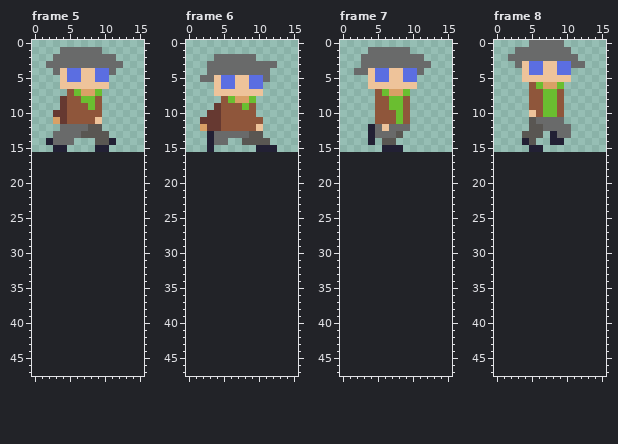
One commit to this pixel-art file: GFX/Aseprite files/Walk.aseprite. The picture above was drawn from the file before the commit.
16x16 pixels, 8 frames. Shown: frame 5, frame 6, frame 7, frame 8. The old version is drawn lined up with the new one, on the new canvas. The commit also changed other frames, which this record leaves out.
The result:
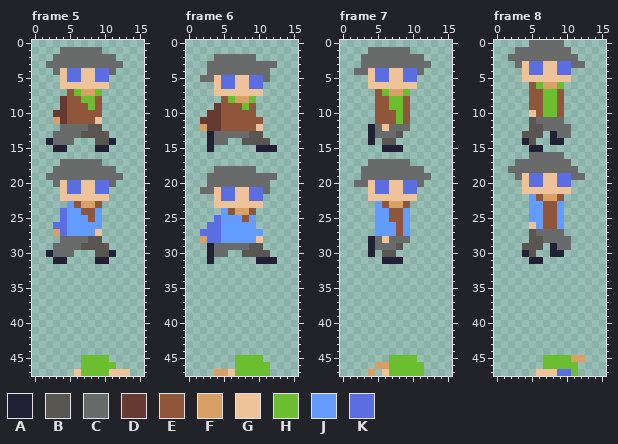
Palette (. is transparent): A #222034  B #595652  C #696a6a  D #663931  E #8f563b  F #d9a066  G #eec39a  H #6abe30  J #639bff  K #5b6ee1
Changes in this commit:
canvas 16x16 -> 16x48
--- frame 5
@@ x 0..15 @@
 16 ................
-17 ................
-18 ................
-19 ................
-20 ................
-21 ................
-22 ................
-23 ................
-24 ................
-25 ................
-26 ................
-27 ................
-28 ................
-29 ................
-30 ................
-31 ................
+17 ....CCCCCC......
+18 ...CCCCCCCCC....
+19 ..CCCCCCCCCCC...
+20 ...CGKKGGKKC....
+21 ....GKKGGKK.....
+22 ....GGGGGGG.....
+23 .....JEFFE......
+24 ....KJJEEJ......
+25 ....KJJJEJ......
+26 ...KKJJJJJ......
+27 ...FKJJJJG......
+28 ....CCCCBB......
+29 ...CCCCBBBB.....
+30 ..ACCC...BBA....
+31 ...AA....AA.....
 32 ................
@@ x 0..15 @@
 44 ................
-45 ................
-46 ................
-47 ................
+45 .......HHHH.....
+46 .......HHHHH....
+47 ......GHHHHGGG..
--- frame 6
@@ x 0..15 @@
 17 ................
-18 ................
-19 ................
-20 ................
-21 ................
-22 ................
-23 ................
-24 ................
-25 ................
-26 ................
-27 ................
-28 ................
-29 ................
-30 ................
-31 ................
+18 ....CCCCCC......
+19 ...CCCCCCCCCC...
+20 ...CCCCCCCCC....
+21 ..CCGKKGGKKC....
+22 ....GKKGGKK.....
+23 ....GGGGGGG.....
+24 .....JEFFE......
+25 ....KJJJEJ......
+26 ...KKJJJJJ......
+27 ..KKKJJJJJJ.....
+28 ..FKKJJJJJG.....
+29 ...ACCCCCBB.....
+30 ...ACC..BBBB....
+31 ...A......AAA...
 32 ................
@@ x 0..15 @@
 44 ................
-45 ................
-46 ................
-47 ................
+45 .......HHHH.....
+46 .......HHHHH....
+47 ....FFGHHHHH....
--- frame 7
@@ x 0..15 @@
 16 ................
-17 ................
-18 ................
-19 ................
-20 ................
-21 ................
-22 ................
-23 ................
-24 ................
-25 ................
-26 ................
-27 ................
-28 ................
-29 ................
-30 ................
-31 ................
+17 ....CCCCCC......
+18 ...CCCCCCCCC....
+19 ...CCCCCCCCCC...
+20 ..CCGKKGGKKC....
+21 ....GKKGGKK.....
+22 ....GGGGGGG.....
+23 .....JEFFE......
+24 .....JJEEJ......
+25 .....JJEEJ......
+26 .....JJJEJ......
+27 .....JJJEJ......
+28 ....ACGCCC......
+29 ....ACCCB.......
+30 ....A.BB........
+31 ......AAA.......
 32 ................
@@ x 0..15 @@
 44 ................
-45 ................
-46 ................
-47 ................
+45 .......HHHH.....
+46 .....FFHHHHH....
+47 ....F.GHHHHH....
--- frame 8
@@ x 0..15 @@
 15 .....AA.........
-16 ................
-17 ................
-18 ................
-19 ................
-20 ................
-21 ................
-22 ................
-23 ................
-24 ................
-25 ................
-26 ................
-27 ................
-28 ................
-29 ................
-30 ................
-31 ................
+16 .....CCCCC......
+17 ...CCCCCCCC.....
+18 ..CCCCCCCCCC....
+19 ...CGKKGGKKCC...
+20 ....GKKGGKK.....
+21 ....GGGGGGG.....
+22 .....JEFFE......
+23 .....JJEEJ......
+24 .....JJEEJ......
+25 .....JJEEJ......
+26 .....GJEEJ......
+27 .....BCCCC......
+28 .....BBCCCC.....
+29 ....BBB.ACC.....
+30 ....AB..AA......
+31 .....AA.........
 32 ................
@@ x 4..14 @@
 44 ...........
-45 ...........
-46 ...........
-47 ...........
+45 ...HHHHFF..
+46 ...HHHHH...
+47 ..GGGKKH...
Changed places in both pictures, as pixel boxes (x1, y1, x2, y2):
added: (46, 159, 123, 264)
added: (74, 355, 130, 376)
added: (200, 166, 277, 264)
added: (214, 355, 270, 376)
added: (354, 159, 431, 264)
added: (368, 355, 424, 376)
added: (508, 152, 585, 264)
added: (536, 355, 585, 376)
